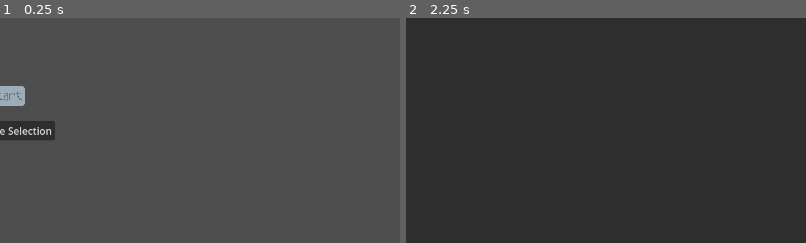
Above: before the commit, frames 1-2 (left to right).
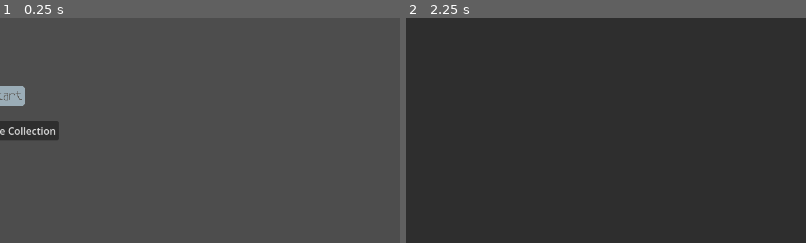
Above: after the commit, the same moments.

Repository: GDAC-at-Davis/GDAC-minigame-framework
Game: Godot game, scene res://scenes/Main.tscn
The game is run twice, just before and just after one commit, with the same random seed, the same clock (stepped at 60 frames per second) and the same inputs. The engine's default icon, where the game draws it, is replaced by a stand-in: a white triangle on a blue panel in a dark square.
Inputs (mouse positions are % of the whole screen's width and height, from its top left):
- Up to frame 1 (0.25 s): no input
- Up to frame 2 (2.25 s): click (50, 58) at 0.5 s, where only the run before the commit has a clickable "Minigame Selection"; click "Back to Menu" at 1.25 s; click (50, 58) at 2 s, where only the run after the commit has a clickable "Minigame Collection"
The pictures show only the part of the screen within x 49-99%, y 33-83%; the shares and areas given below are measured in that part.

The runs differ from the first frame. In frame 1, 0.3% of the frame differs, in the area x 2-15%, y 45-55%; in frame 2, nothing differs.

Commit message:
Reworked minigame collection data
Also added fade in / fade out for between minigames

Diff:
--- a/MinigameFramework/minigames/balloon_popper/BalloonPopperTester.tscn
+++ b/MinigameFramework/minigames/balloon_popper/BalloonPopperTester.tscn
@@ -1,9 +1,22 @@
-[gd_scene load_steps=6 format=3 uid="uid://cmt8qa0bm0twj"]
+[gd_scene load_steps=6 format=3 uid="uid://bskc6w62le1hy"]
 
-[ext_resource type="Script" uid="uid://cdew1xe6o4dv5" path="res://scripts/minigame_tester.gd" id="1_i77dh"]
 [ext_resource type="PackedScene" uid="uid://bpacr2w3cuiyw" path="res://minigames/balloon_popper/BalloonPopper.tscn" id="2_gp8vr"]
 [ext_resource type="Script" uid="uid://p73k0qpka7a6" path="res://scripts/minigame_group.gd" id="3_mpry2"]
 [ext_resource type="PackedScene" uid="uid://cgmlbwqta8dhl" path="res://minigames/test_3d/Test3D.tscn" id="3_t3okw"]
+
+[sub_resource type="GDScript" id="GDScript_gp8vr"]
+script/source = "class_name MinigameTester
+extends Node2D
+
+@export var minigame_data: MinigameGroupData
+
+var minigame_manager_scene: PackedScene = preload(\"res://scenes/MinigameManager.tscn\")
+
+func _ready():
+	var manager: MinigameManager = minigame_manager_scene.instantiate()
+	add_child(manager)
+	manager.start(minigame_data)
+"
 
 [sub_resource type="Resource" id="Resource_t3okw"]
 script = ExtResource("3_mpry2")
@@ -17,6 +30,5 @@
 metadata/_custom_type_script = "uid://p73k0qpka7a6"
 
 [node name="BalloonPopperTester" type="Node2D"]
-script = ExtResource("1_i77dh")
+script = SubResource("GDScript_gp8vr")
 minigame_data = SubResource("Resource_t3okw")
-metadata/_custom_type_script = "uid://cdew1xe6o4dv5"
--- /dev/null
+++ b/MinigameFramework/minigames/balloon_popper/balloon_popper_info.tres
@@ -0,0 +1,12 @@
+[gd_resource type="Resource" script_class="MinigameInfo" load_steps=4 format=3 uid="uid://dasddnih4eawk"]
+
+[ext_resource type="Texture2D" uid="uid://du1wfkunh1hvn" path="res://minigames/balloon_popper/balloon.png" id="1_cty0u"]
+[ext_resource type="Script" uid="uid://vk7irpeekqp4" path="res://scripts/minigame_info.gd" id="1_voqej"]
+[ext_resource type="PackedScene" uid="uid://bpacr2w3cuiyw" path="res://minigames/balloon_popper/BalloonPopper.tscn" id="2_gu8ps"]
+
+[resource]
+script = ExtResource("1_voqej")
+name = "Balloon Popper"
+icon = ExtResource("1_cty0u")
+scene = ExtResource("2_gu8ps")
+metadata/_custom_type_script = "uid://vk7irpeekqp4"
--- a/MinigameFramework/minigames/test_3d/Test3D.tscn
+++ b/MinigameFramework/minigames/test_3d/Test3D.tscn
@@ -9,6 +9,7 @@
 [node name="Test3d" type="Node"]
 script = ExtResource("1_s00ru")
 instruction = "Click!"
+countdown_time = 2.0
 metadata/_custom_type_script = "uid://yiv2g3c50yqb"
 
 [node name="MeshInstance3D" type="MeshInstance3D" parent="."]
--- /dev/null
+++ b/MinigameFramework/minigames/test_3d/cube_info.tres
@@ -0,0 +1,12 @@
+[gd_resource type="Resource" script_class="MinigameInfo" load_steps=4 format=3 uid="uid://dr0acvuqh4ame"]
+
+[ext_resource type="Script" uid="uid://vk7irpeekqp4" path="res://scripts/minigame_info.gd" id="1_i10wm"]
+[ext_resource type="Texture2D" uid="uid://koi7f081tg27" path="res://icon.svg" id="1_ig804"]
+[ext_resource type="PackedScene" uid="uid://cgmlbwqta8dhl" path="res://minigames/test_3d/Test3D.tscn" id="2_lvm8c"]
+
+[resource]
+script = ExtResource("1_i10wm")
+name = "The Cube"
+icon = ExtResource("1_ig804")
+scene = ExtResource("2_lvm8c")
+metadata/_custom_type_script = "uid://vk7irpeekqp4"
--- /dev/null
+++ b/MinigameFramework/resources/curves/fade_curve.tres
@@ -0,0 +1,5 @@
+[gd_resource type="Curve" format=3 uid="uid://3aw287hx8h3f"]
+
+[resource]
+_data = [Vector2(0, 0), 0.0, 0.0, 0, 0, Vector2(1, 1), 0.0, 0.0, 0, 0]
+point_count = 2
--- a/MinigameFramework/scenes/Menu.tscn
+++ b/MinigameFramework/scenes/Menu.tscn
@@ -29,13 +29,13 @@
 icon = ExtResource("1_3kf3n")
 flat = true
 
-[node name="SelectButton" type="Button" parent="."]
+[node name="CollectionButton" type="Button" parent="."]
 layout_mode = 0
 offset_left = 560.0
 offset_top = 400.0
 offset_right = 720.0
 offset_bottom = 431.0
-text = "Minigame Selection"
+text = "Minigame Collection"
 
 [connection signal="pressed" from="StartButton" to="." method="_on_start_button_pressed"]
-[connection signal="pressed" from="SelectButton" to="." method="_on_select_button_pressed"]
+[connection signal="pressed" from="CollectionButton" to="." method="_on_collection_button_pressed"]
--- /dev/null
+++ b/MinigameFramework/scenes/MinigameCollection.tscn
@@ -0,0 +1,28 @@
+[gd_scene load_steps=3 format=3 uid="uid://dkh3om2hous85"]
+
+[ext_resource type="Script" uid="uid://bn3sg7wides1s" path="res://scripts/minigame_collection.gd" id="1_n5n1k"]
+[ext_resource type="PackedScene" uid="uid://cdv476t22idne" path="res://scenes/transition_backgrounds/ExampleTransition.tscn" id="2_u7r6c"]
+
+[node name="MinigameCollection" type="Control"]
+layout_mode = 3
+anchors_preset = 0
+script = ExtResource("1_n5n1k")
+transition_background = ExtResource("2_u7r6c")
+
+[node name="MenuButton" type="Button" parent="."]
+layout_mode = 0
+offset_right = 162.0
+offset_bottom = 61.0
+text = "Back to Menu"
+
+[node name="MinigameList" type="ItemList" parent="."]
+layout_mode = 1
+offset_top = 69.0
+offset_right = 1280.0
+offset_bottom = 720.0
+theme_override_font_sizes/font_size = 20
+max_columns = 5
+same_column_width = true
+fixed_column_width = 256
+icon_mode = 0
+fixed_icon_size = Vector2i(128, 128)
--- a/MinigameFramework/scenes/MinigameManager.tscn
+++ b/MinigameFramework/scenes/MinigameManager.tscn
@@ -17,7 +17,6 @@
 metadata/_custom_type_script = "uid://bqy5pm30257dh"
 
 [node name="MinigameUILayer" type="CanvasLayer" parent="."]
-layer = 2
 
 [node name="TimeBar" type="ProgressBar" parent="MinigameUILayer"]
 anchors_preset = 8
@@ -46,9 +45,10 @@
 vertical_alignment = 1
 
 [node name="MinigameLayer" type="CanvasLayer" parent="."]
+layer = 0
 
 [node name="TransitionLayer" type="CanvasLayer" parent="."]
-layer = 0
+layer = 2
 
 [node name="HealthBar" type="ProgressBar" parent="TransitionLayer"]
 z_index = 1
@@ -85,3 +85,5 @@
 10"
 horizontal_alignment = 1
 vertical_alignment = 1
+
+[node name="CanvasModulate" type="CanvasModulate" parent="TransitionLayer"]
--- a/MinigameFramework/scenes/MinigameSelection.tscn
+++ /dev/null
@@ -1,46 +0,0 @@
-[gd_scene load_steps=9 format=3 uid="uid://dkh3om2hous85"]
-
-[ext_resource type="Script" uid="uid://bn3sg7wides1s" path="res://scripts/minigame_selection.gd" id="1_wlfax"]
-[ext_resource type="Script" uid="uid://vk7irpeekqp4" path="res://scripts/minigame_info.gd" id="2_mu245"]
-[ext_resource type="Texture2D" uid="uid://du1wfkunh1hvn" path="res://minigames/balloon_popper/balloon.png" id="3_hfmyi"]
-[ext_resource type="PackedScene" uid="uid://bpacr2w3cuiyw" path="res://minigames/balloon_popper/BalloonPopper.tscn" id="4_wdxxt"]
-[ext_resource type="Texture2D" uid="uid://koi7f081tg27" path="res://icon.svg" id="5_hfmyi"]
-[ext_resource type="PackedScene" uid="uid://cgmlbwqta8dhl" path="res://minigames/test_3d/Test3D.tscn" id="6_wdxxt"]
-
-[sub_resource type="Resource" id="Resource_ocpun"]
-script = ExtResource("2_mu245")
-name = "Balloon Popper"
-icon = ExtResource("3_hfmyi")
-scene = ExtResource("4_wdxxt")
-metadata/_custom_type_script = "uid://vk7irpeekqp4"
-
-[sub_resource type="Resource" id="Resource_3j84c"]
-script = ExtResource("2_mu245")
-name = "The Cube"
-icon = ExtResource("5_hfmyi")
-scene = ExtResource("6_wdxxt")
-metadata/_custom_type_script = "uid://vk7irpeekqp4"
-
-[node name="MinigameSelection" type="Control"]
-layout_mode = 3
-anchors_preset = 0
-script = ExtResource("1_wlfax")
-minigames = Array[ExtResource("2_mu245")]([SubResource("Resource_ocpun"), SubResource("Resource_3j84c")])
-
-[node name="MenuButton" type="Button" parent="."]
-layout_mode = 0
-offset_right = 162.0
-offset_bottom = 61.0
-text = "Back to Menu"
-
-[node name="MinigameList" type="ItemList" parent="."]
-layout_mode = 1
-offset_top = 69.0
-offset_right = 1280.0
-offset_bottom = 720.0
-theme_override_font_sizes/font_size = 20
-max_columns = 5
-same_column_width = true
-fixed_column_width = 256
-icon_mode = 0
-fixed_icon_size = Vector2i(128, 128)
--- a/MinigameFramework/scenes/transition_backgrounds/ExampleTransition.tscn
+++ b/MinigameFramework/scenes/transition_backgrounds/ExampleTransition.tscn
@@ -7,7 +7,7 @@
 
 [sub_resource type="Gradient" id="Gradient_8wgno"]
 offsets = PackedFloat32Array(1)
-colors = PackedColorArray(1, 1, 1, 1)
+colors = PackedColorArray(0.0855, 0.0942083, 0.19, 1)
 
 [sub_resource type="GradientTexture1D" id="GradientTexture1D_d08jo"]
 gradient = SubResource("Gradient_8wgno")
--- a/MinigameFramework/scripts/game_manager.gd
+++ b/MinigameFramework/scripts/game_manager.gd
@@ -4,12 +4,16 @@
 var world_manager: WorldManager
 var minigame_manager: MinigameManager
 
+var minigame_collection: Array[MinigameInfo]
+
+var _minigame_folder_path: String = "res://minigames/"
 var _world_manager_scene: PackedScene = preload("res://scenes/WorldManager.tscn")
 var _minigame_manager_scene: PackedScene = preload("res://scenes/MinigameManager.tscn")
 
 func _ready():
 	world_manager = _world_manager_scene.instantiate()
 	minigame_manager = _minigame_manager_scene.instantiate()
+	_load_info_from_disk(_minigame_folder_path)
 
 func switch_to_minigames(minigame_data : MinigameGroupData, endless: bool = false):
 	main_scene.remove_child(world_manager)
@@ -19,3 +23,15 @@
 func switch_to_world():
 	main_scene.remove_child(minigame_manager)
 	main_scene.add_child(world_manager)
+
+
+func _load_info_from_disk(path: String):
+	var dir_access = DirAccess.open(path)
+	for dir_name in dir_access.get_directories():
+		_load_info_from_disk(path + "/" + dir_name)
+	for file_name in dir_access.get_files():
+		if file_name.get_extension() == "tres":
+			var info_path = path + "/" + file_name
+			var info : MinigameInfo = ResourceLoader.load(info_path)
+			if info:
+				minigame_collection.append(info)
--- a/MinigameFramework/scripts/menu.gd
+++ b/MinigameFramework/scripts/menu.gd
@@ -5,5 +5,5 @@
 	GameManager.world_manager.load_ui("Home")
 
 
-func _on_select_button_pressed() -> void:
-	GameManager.world_manager.load_ui("Selection")
+func _on_collection_button_pressed() -> void:
+	GameManager.world_manager.load_ui("Collection")
--- a/MinigameFramework/scripts/minigame_selection.gd
+++ b/MinigameFramework/scripts/minigame_collection.gd
@@ -1,8 +1,7 @@
 extends Control
 
-## All minigames in the game
-@export var minigames: Array[MinigameInfo]
-
+## This scene will be used at the background for minigame transitions
+@export var transition_background: PackedScene
 ## Total lives the player has for this group of minigames
 @export var total_lives: int = 3
 ## Number of minigames needed to be played for the difficulty to increase
@@ -22,6 +21,7 @@
 
 func _ready():
 	_minigame_data = MinigameGroupData.new()
+	_minigame_data.transition_background = transition_background
 	_minigame_data.total_minigames = 0
 	_minigame_data.total_lives = total_lives
 	_minigame_data.difficulty_rate = difficulty_rate
@@ -32,7 +32,7 @@
 	minigame_list.item_selected.connect(_on_selection)
 	menu_button.pressed.connect(_on_menu_button_pressed)
 
-	for game: MinigameInfo in minigames:
+	for game: MinigameInfo in GameManager.minigame_collection:
 		minigame_list.add_item(game.name, game.icon, true)
 		_minigame_scenes.append(game.scene)
 
@@ -42,4 +42,5 @@
 func _on_selection(index: int):
 	_minigame_data.minigames.clear()
 	_minigame_data.minigames.append(_minigame_scenes[index])
+	minigame_list.deselect_all()
 	GameManager.switch_to_minigames(_minigame_data, true)
--- a/MinigameFramework/scripts/minigame_manager.gd
+++ b/MinigameFramework/scripts/minigame_manager.gd
@@ -5,8 +5,12 @@
 
 ## How long to display instructions in seconds
 const INSTRUCTION_DISPLAY_TIME: float = 1.0
+## How long to fade the minigame in/out in seconds
+const FADE_TIME: float = 0.2
 
 var data: MinigameGroupData
+
+var playing: bool = false
 
 var lives_left: int = 0:
 	set(new_value):
@@ -35,6 +39,7 @@
 var current_minigame_node: Minigame
 var instruction_timer: Timer
 var transition_timer: Timer
+var fade_timer: Timer
 
 var _minigame_idx: int = 0:
 	set(new_value):
@@ -48,6 +53,7 @@
 
 # Curve for controlling the instruction pop in
 var _instruction_scale_curve: Curve = preload("res://resources/curves/instruction_scale_curve.tres")
+var _fade_curve: Curve = preload("res://resources/curves/fade_curve.tres")
 
 @onready var minigame_ui_layer: CanvasLayer = $MinigameUILayer
 @onready var minigame_layer: CanvasLayer = $MinigameLayer
@@ -57,6 +63,7 @@
 @onready var health_bar: ProgressBar = $TransitionLayer/HealthBar
 @onready var difficulty_label: RichTextLabel = $TransitionLayer/DifficultyLabel
 @onready var minigames_left_label: RichTextLabel = $TransitionLayer/MinigamesLeftLabel
+@onready var transition_modulate: CanvasModulate = $TransitionLayer/CanvasModulate
 
 func _ready():
 	instruction_timer = Timer.new()
@@ -69,11 +76,22 @@
 	transition_timer.timeout.connect(_on_transition_timer_timeout)
 	add_child(transition_timer)
 
+	fade_timer = Timer.new()
+	fade_timer.one_shot = true
+	fade_timer.timeout.connect(_on_fade_timer_timeout)
+	add_child(fade_timer)
+
 func _process(delta):
 	if instruction_timer.time_left > 0:
 		var weight = _instruction_scale_curve.sample_baked((INSTRUCTION_DISPLAY_TIME - instruction_timer.time_left) / (INSTRUCTION_DISPLAY_TIME))
 		instruction_label.scale = Vector2(lerpf(1.0, 5.0, weight), lerpf(1.0, 5.0, weight))
-
+	if fade_timer.time_left > 0:
+		var weight: float
+		if playing:
+			weight = _fade_curve.sample_baked((fade_timer.time_left) / (FADE_TIME))
+		else:
+			weight = _fade_curve.sample_baked((FADE_TIME - fade_timer.time_left) / (FADE_TIME))
+		transition_modulate.color.a = weight
 
 func start(minigame_data: MinigameGroupData, endless: bool = false):
 	data = minigame_data
@@ -100,6 +118,7 @@
 	if data.minigames.size() == 0:
 		GameManager.switch_to_world()
 		return
+	playing = true
 	var minigame_scene: PackedScene
 	if minigames_completed == data.total_minigames - 1 and data.final_minigame:
 		minigame_scene = data.final_minigame
@@ -109,30 +128,28 @@
 	current_minigame_node = minigame_scene.instantiate()
 	minigame_layer.add_child(current_minigame_node)
 
-	transition_layer.visible = false
 	minigame_ui_layer.visible = true
 	instruction_label.visible = true
 	instruction_timer.start(INSTRUCTION_DISPLAY_TIME)
 	instruction_label.text = current_minigame_node.instruction
-
+	fade_timer.start(FADE_TIME)
 
 func stop_minigame() -> void:
-	current_minigame_node.queue_free()
-	current_minigame_node = null
-	minigames_completed += 1
-	if minigames_completed % data.difficulty_rate == 0:
-		difficulty_scale += data.difficulty_step
-	minigame_ui_layer.visible = false
+	playing = false
+	if lives_left > 0:
+		minigames_completed += 1
+		if minigames_completed % data.difficulty_rate == 0:
+			difficulty_scale += data.difficulty_step
+	fade_timer.start(FADE_TIME)
 	transition_layer.visible = true
-	if (not _endless and minigames_completed == data.total_minigames) or lives_left == 0:
-		GameManager.switch_to_world()
-	else:
-		transition_timer.start()
+	transition_timer.start()
+
 
 
 func update_time_display(current_time: float, max_time: float) -> void:
 	time_left_display.max_value = max_time
 	time_left_display.value = snappedf(current_time, 1.0)
+
 
 
 func _on_minigame_completed(has_won: bool):
@@ -146,4 +163,15 @@
 
 
 func _on_transition_timer_timeout():
-	start_minigame()
+	if (not _endless and minigames_completed == data.total_minigames) or lives_left == 0:
+		GameManager.switch_to_world()
+	else:
+		start_minigame()
+
+func _on_fade_timer_timeout():
+	if playing:
+		transition_layer.visible = false
+	else:
+		current_minigame_node.queue_free()
+		current_minigame_node = null
+		minigame_layer.visible = false
--- a/MinigameFramework/scripts/minigame_tester.gd
+++ /dev/null
@@ -1,11 +0,0 @@
-class_name MinigameTester
-extends Node2D
-
-@export var minigame_data: MinigameGroupData
-
-var minigame_manager_scene: PackedScene = preload("res://scenes/MinigameManager.tscn")
-
-func _ready():
-	var manager: MinigameManager = minigame_manager_scene.instantiate()
-	add_child(manager)
-	manager.start(minigame_data)
--- a/MinigameFramework/scripts/world_manager.gd
+++ b/MinigameFramework/scripts/world_manager.gd
@@ -7,7 +7,7 @@
 
 const ui_dict = {
 	"Menu" : preload("res://scenes/Menu.tscn"),
-	"Selection" : preload("res://scenes/MinigameSelection.tscn"),
+	"Collection" : preload("res://scenes/MinigameCollection.tscn"),
 	"Home" : preload("res://scenes/UI.tscn"),
 }
 
Renamed: MinigameFramework/scripts/minigame_selection.gd.uid -> MinigameFramework/scripts/minigame_collection.gd.uid
Not shown, removed: MinigameFramework/scripts/minigame_tester.gd.uid
